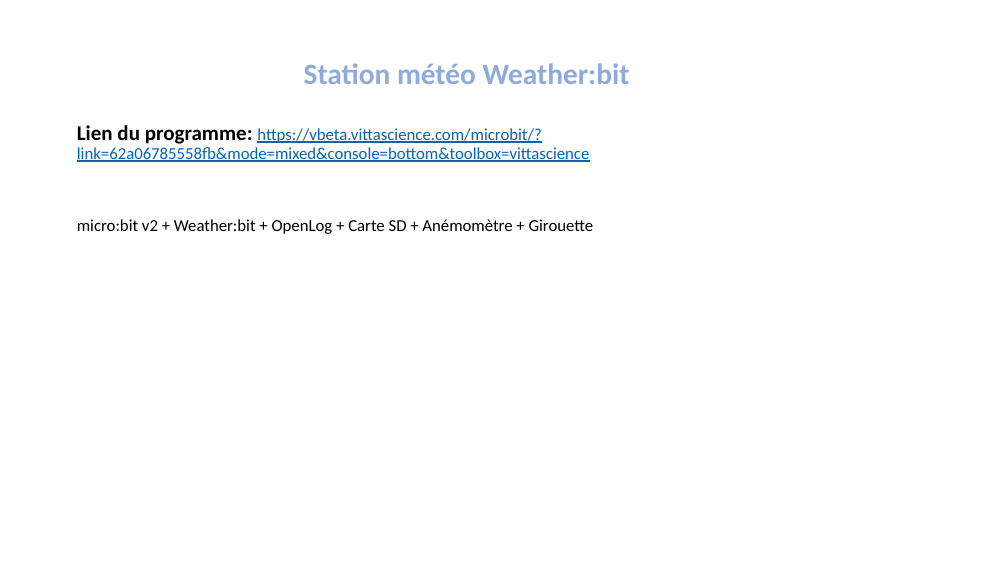
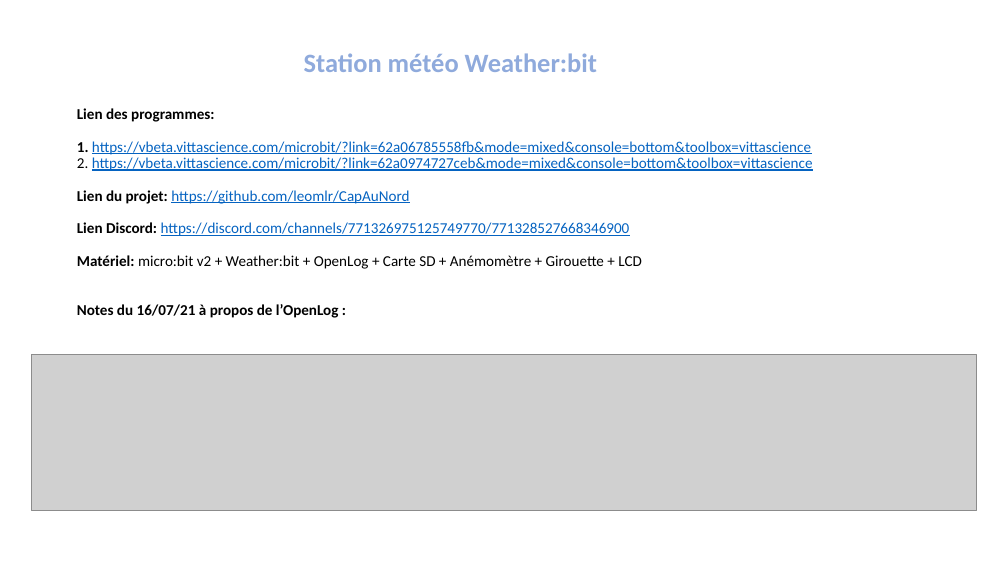
Before and after one commit to leomlr/CapAuNord, a slide deck: slide 2 of OpenLog_microbit.pptx. Drawn at 1008x567 pixels with LibreOffice and Linux fonts; fonts in the diff are those of the drawing; grey boxes stand for pictures. Boxes give left, top, right and bottom in pixels: in the first picture for what was removed or moved away, otherwise in the second. Text is boxed around its words. In the diff, an @@ line names an element or a change of style, - is before the commit and + after.

```diff
--- a/OpenLog_microbit.pptx
+++ b/OpenLog_microbit.pptx
@@ title at box(77, 53, 813, 318): text changed; size 16 to 14.4 pt @@
-Station météo Weather:bit
-Lien du programme: https://vbeta.vittascience.com/microbit/?link=62a06785558fb&mode=mixed&console=bottom&toolbox=vittascience
-micro:bit v2 + Weather:bit + OpenLog + Carte SD + Anémomètre + Girouette
+Station météo Weather:bit
+Lien des programmes:
+1. https://vbeta.vittascience.com/microbit/?link=62a06785558fb&mode=mixed&console=bottom&toolbox=vittascience
+2. https://vbeta.vittascience.com/microbit/?link=62a0974727ceb&mode=mixed&console=bottom&toolbox=vittascience
+Lien du projet: https://github.com/leomlr/CapAuNord
+Lien Discord: https://discord.com/channels/771326975125749770/771328527668346900
+Matériel: micro:bit v2 + Weather:bit + OpenLog + Carte SD + Anémomètre + Girouette + LCD
+Notes du 16/07/21 à propos de l’OpenLog :
@@ picture added at box(31, 355, 977, 510) @@
```
Also in this commit, not shown: 1 other file.
